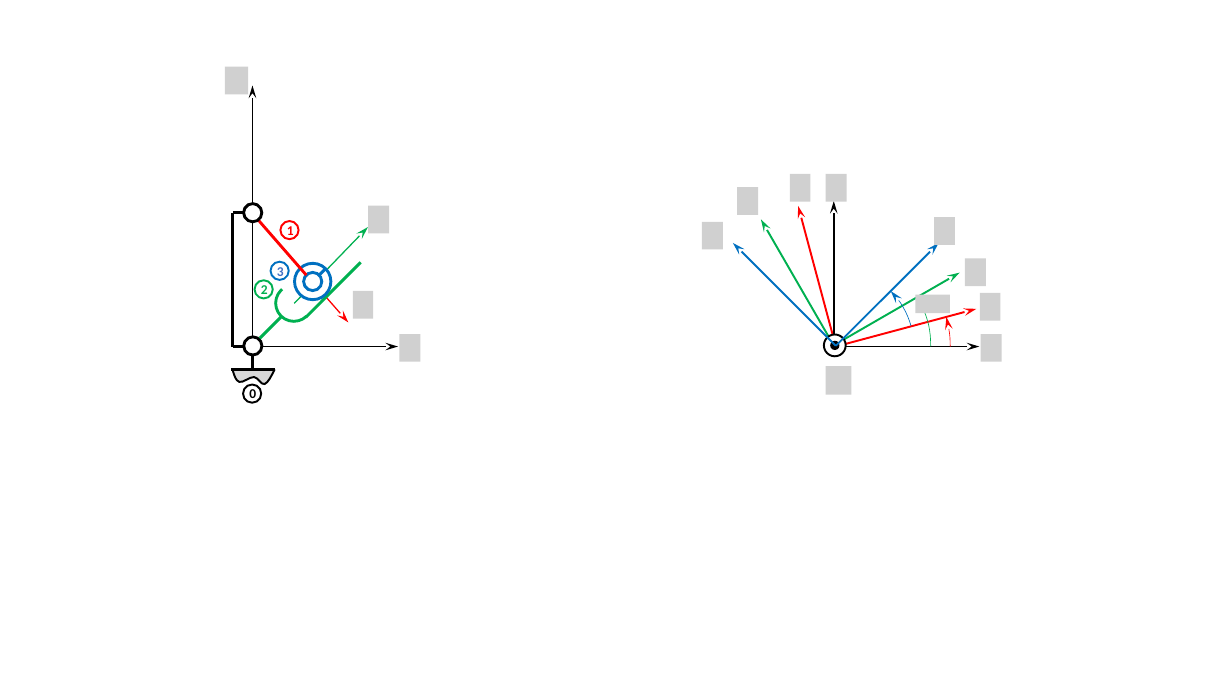
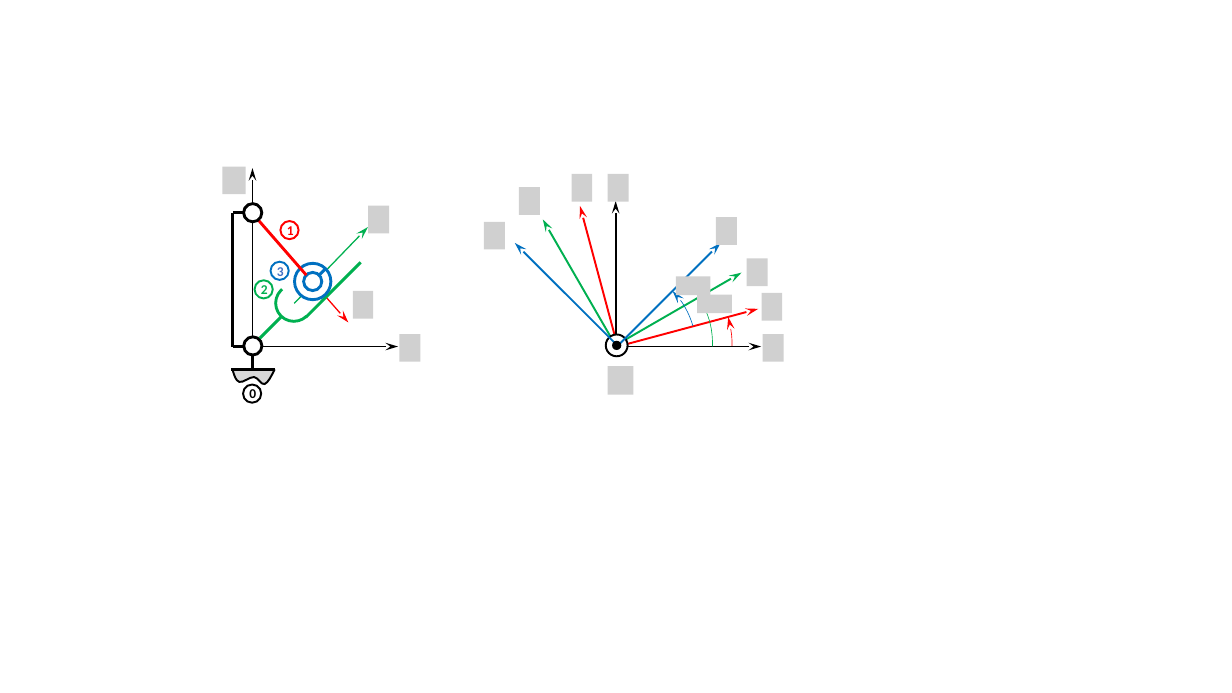
Before and after one commit to xpessoles/ExercicesCompetences, a slide deck: slide 16 of MecanismesDeBase/Figures.pptx. Drawn at 1232x693 pixels with LibreOffice and Linux fonts; fonts in the diff are those of the drawing; grey boxes stand for pictures; background and template pictures are left out. Boxes give left, top, right and bottom in pixels: in the first picture for what was removed or moved away, otherwise in the second. Text is boxed around its words. In the diff, an @@ line names an element or a change of style, - is before the commit and + after.

```diff
--- a/MecanismesDeBase/Figures.pptx
+++ b/MecanismesDeBase/Figures.pptx
@@ picture removed at (225,67,248,94) @@
@@ picture added at (223,166,246,194) @@
@@ arrow moved from (252, 347) - (252, 86) to (252, 347) - (252, 168) @@
@@ picture removed at (790,174,811,201) @@
@@ picture removed at (826,174,848,201) @@
@@ picture removed at (738,188,759,215) @@
@@ group added at (484,174,784,395): 9 pictures @@
@@ 8 arrows, 3 arc (boxed as its full ellipse)s, 2 ellipses, 1 picture: place and size @@
-8 arrows, 3 arc (boxed as its full ellipse)s, 2 ellipses, 1 picture at (717,201,980,463)
+8 arrows, 3 arc (boxed as its full ellipse)s, 2 ellipses, 1 picture at (499,201,762,463)
@@ picture removed at (702,222,724,250) @@
@@ picture removed at (934,217,956,245) @@
@@ picture removed at (965,259,986,287) @@
@@ picture added at (676,276,711,295) @@
@@ picture removed at (980,293,1000,321) @@
@@ picture removed at (981,335,1002,362) @@
@@ picture removed at (826,366,852,395) @@
```
Also in this commit, not shown: 14 other slides changed, 1 slide added, 37 other files.
